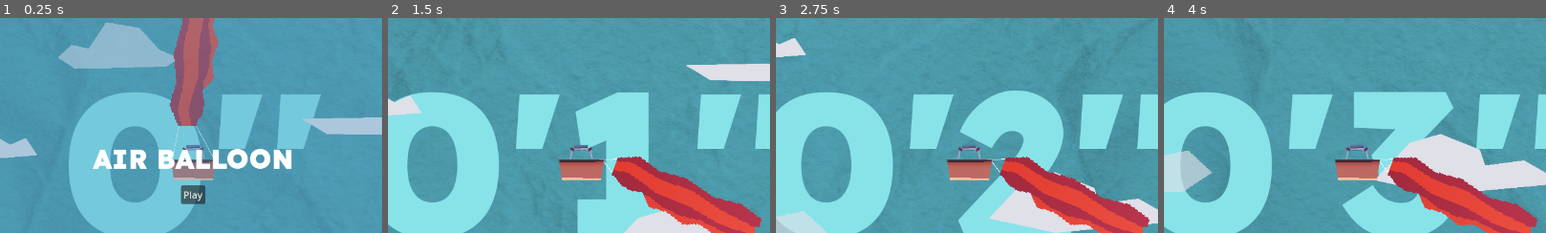
Above: before the commit, frames 1-4 (left to right).
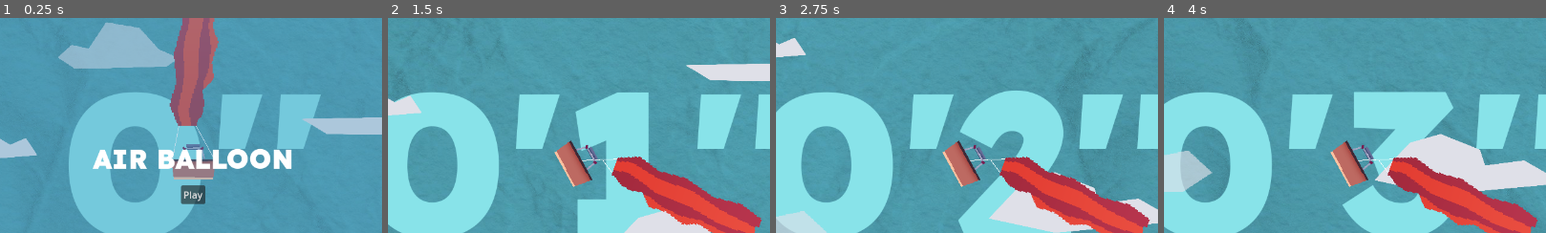
Above: after the commit, the same moments.

Repository: Fabianofski/minijam-191
Game: Godot game, scene res://scenes/game/game.tscn
Two runs of this game, one before a commit and one after it. Both use one fixed random seed, a clock stepped at 60 frames per second and the inputs below.
Inputs (mouse positions are % of the whole screen's width and height, from its top left):
- Up to frame 1 (0.25 s): no input
- Up to frame 2 (1.5 s): click "Play" at 0.5 s; click "Default" at 1.25 s
- Up to frame 3 (2.75 s): click "Default" at 2 s
- Up to frame 4 (4 s): click "Default" at 2.75 s; move the mouse to (72, 45) at 3.52 s
The pictures show only the part of the screen within x 25-75%, y 17-67%; the shares and areas given below are measured in that part.

The runs differ from the first frame. In frame 1, 0.2% of the frame differs, in the area x 45-56%, y 58-76%; in frame 2, 1.4%, in the area x 43-57%, y 56-79%; in frame 3, 1.4%; in frame 4, 1.4%.

Commit message:
Add: basket rotation

Diff:
--- a/scenes/game/air_balloon/air_balloon.gd
+++ b/scenes/game/air_balloon/air_balloon.gd
@@ -7,6 +7,7 @@
 @export var speed: float
 
 @onready var balloon_graphics: Node2D = $balloon
+@onready var basket_graphics: Node2D = $basket
 @onready var balloon_shader: TextureRect = $"balloon/balloon graphics"
 
 @onready var line_l: Line2D = $LineL
@@ -21,7 +22,8 @@
 		diff = (mouse_pos - global_position).normalized()
 
 func _process(delta: float) -> void:
-	rotate_and_move(delta)
+	if GameManager.game_started:
+		rotate_and_move(delta)
 	set_visual_parameters()
 
 func rotate_and_move(delta: float):
@@ -29,8 +31,10 @@
 	position.x -= diff.x * speed * delta * blow_strength
 	position.x = clamp(position.x, -bounds, bounds)
 
-	balloon_graphics.rotation = -Vector2(diff.x, -diff.y).rotated(PI/2).angle()
-	balloon_graphics.rotation_degrees = clamp(balloon_graphics.rotation_degrees, -110, 110)
+	var rot = -Vector2(diff.x, -diff.y).rotated(PI/2).angle()
+	var rot_deg = rad_to_deg(rot)
+	balloon_graphics.rotation_degrees = clamp(rot_deg, -110, 110)
+	basket_graphics.rotation_degrees = clamp(rot_deg / 2, -65, 65)
 
 func set_visual_parameters():
 	balloon_shader.material.set_shader_parameter("speed", 20.0 + abs(MicControl.get_blow_strength()))
--- a/scenes/game/air_balloon/air_balloon.tscn
+++ b/scenes/game/air_balloon/air_balloon.tscn
@@ -36,7 +36,10 @@
 points = PackedVector2Array(37, 50, 6, -9)
 width = 1.0
 
-[node name="basket" type="Sprite2D" parent="."]
+[node name="basket" type="Node2D" parent="."]
+position = Vector2(0, -1)
+
+[node name="basket" type="Sprite2D" parent="basket"]
 position = Vector2(0, -31)
 texture = ExtResource("2_xf1nk")
 
